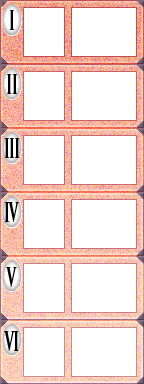
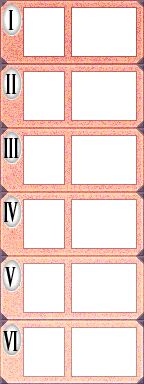
Before/after of a 144 × 384 layered artwork. What changed in the layer stack:
removed group "Group 2" (16 layers) over [3, 10, 20, 378]
removed layer "i copy" from group "Group 2" over [9, 10, 15, 30]
renamed "ii copy" to "NUMBERS", moved it out of group "Group 2", painted on it over [3, 10, 19, 351]
removed layer "iii copy" from group "Group 2" over [4, 138, 20, 158]
removed layer "v copy" from group "Group 2" over [6, 267, 17, 287]
removed layer "iv copy" from group "Group 2" over [4, 202, 19, 222]
removed layer "vi" from group "Group 2" over [4, 331, 19, 351]
removed group "Group 1" (6 layers) from group "Group 2" over [3, 10, 20, 351]
removed layer "Layer 7" from group "Group 1" over [3, 331, 19, 351]
removed layer "Layer 6" from group "Group 1" over [5, 267, 17, 287]
removed layer "Layer 5" from group "Group 1" over [3, 202, 19, 222]
removed layer "Layer 4" from group "Group 1" over [3, 138, 20, 158]
removed layer "Layer 3" from group "Group 1" over [6, 74, 18, 94]
removed layer "Layer 2" from group "Group 1" over [8, 10, 15, 30]
renamed "Layer 1" to "STATUS_BG.bmp", moved it out of group "Group 2", painted on it over [3, 10, 20, 378]
removed layer "Background" over [3, 10, 20, 378]
